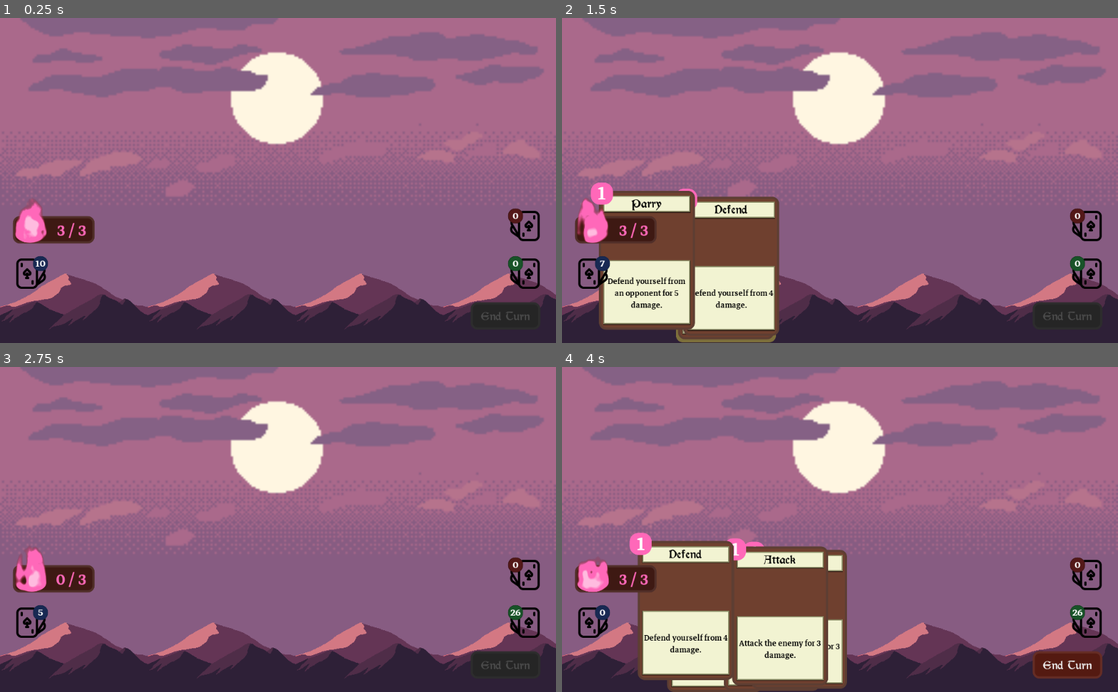
Above: before the commit, frames 1-4 (two rows, left to right).
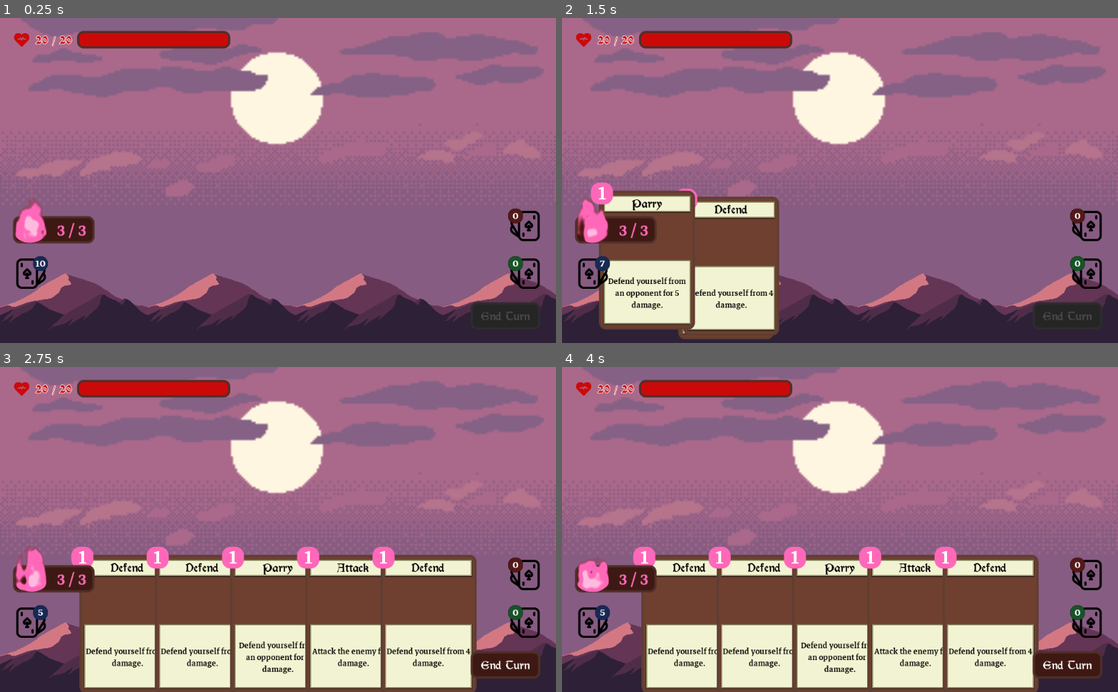
Above: after the commit, the same moments.

Repository: Maaack/Battle-Deck-Energy
Game: Godot game, scene res://Scenes/Main.tscn
The game is run twice, just before and just after one commit, with the same random seed, the same clock (stepped at 60 frames per second) and the same inputs.
Inputs (mouse positions are in pixels of both pictures, inside the frame that each line leads up to):
- Up to frame 1 (0.25 s): no input
- Up to frame 2 (1.5 s): move the mouse to (962, 164) at 0.52 s; click (962, 164) at 0.67 s; move the mouse to (728, 196) at 1.27 s; click (728, 196) at 1.42 s
- Up to frame 3 (2.75 s): click "End Turn" at 2 s
- Up to frame 4 (4 s): click (1067, 666) at 2.75 s, where only the run after the commit has a clickable "End Turn"; click (1067, 666) at 3.5 s, where only the run after the commit has a clickable "End Turn"

The runs differ from the first frame. In frame 1, 1.7% of the frame differs, in the area x 2-42%, y 3-10%; in frame 2, 2.5%; in frame 3, 33%, in the area x 2-98%, y 3-100%; in frame 4, 25%.

Commit message:
BATL-01: Adds player screen with health meter to HUD.

Diff:
--- a/Scenes/HUD/BattleScreen.tscn
+++ b/Scenes/HUD/BattleScreen.tscn
@@ -1,11 +1,10 @@
-[gd_scene load_steps=9 format=2]
+[gd_scene load_steps=8 format=2]
 
 [ext_resource path="res://Scenes/HUD/Decks/DrawPile.tscn" type="PackedScene" id=1]
 [ext_resource path="res://Scenes/HUD/BattleScreen.gd" type="Script" id=2]
 [ext_resource path="res://Scenes/HUD/Decks/ExhaustPile.tscn" type="PackedScene" id=3]
 [ext_resource path="res://Scenes/HUD/Decks/DiscardPile.tscn" type="PackedScene" id=4]
 [ext_resource path="res://Scenes/HUD/Buttons/EndTurn/EndTurnButton.tscn" type="PackedScene" id=5]
-[ext_resource path="res://Scenes/HUD/HealthMeter/HealthMeter.tscn" type="PackedScene" id=6]
 [ext_resource path="res://Scenes/HUD/HandManager/HandManager.tscn" type="PackedScene" id=7]
 [ext_resource path="res://Scenes/HUD/BattleDeckEnergy/BattleDeckEnergy.tscn" type="PackedScene" id=8]
 
@@ -17,9 +16,9 @@
 mouse_filter = 1
 script = ExtResource( 2 )
 __meta__ = {
-"_edit_horizontal_guides_": [ 576.437, 440.296, 352.186, 24.2419 ],
+"_edit_horizontal_guides_": [ 576.437, 439.991, 352.01, 24.2419 ],
 "_edit_use_anchors_": false,
-"_edit_vertical_guides_": [ 23.6014, 935.507, 87.8138, 995.97 ]
+"_edit_vertical_guides_": [ 23.75, 935.507, 87.8138, 995.97 ]
 }
 
 [node name="Hand" type="Control" parent="."]
@@ -36,10 +35,10 @@
 [node name="HandManager" parent="Hand" instance=ExtResource( 7 )]
 
 [node name="DrawPile" parent="." instance=ExtResource( 1 )]
-margin_left = 23.6014
-margin_top = -159.704
-margin_right = 87.6014
-margin_bottom = -95.7039
+margin_left = 23.75
+margin_top = -160.009
+margin_right = 87.75
+margin_bottom = -96.0092
 
 [node name="DiscardPile" parent="." instance=ExtResource( 4 )]
 margin_left = -88.0
@@ -60,17 +59,10 @@
 margin_bottom = -25.1985
 
 [node name="BattleDeckEnergy" parent="." instance=ExtResource( 8 )]
-margin_left = 23.6014
+margin_left = 24.0
 margin_top = -247.814
-margin_right = 63.6014
-margin_bottom = -207.814
-
-[node name="HealthMeter" parent="." instance=ExtResource( 6 )]
-visible = false
-margin_left = 23.6014
-margin_top = 24.2419
-margin_right = 423.601
-margin_bottom = 56.2419
+margin_right = 88.0
+margin_bottom = -183.814
 
 [node name="DrawHandTimer" type="Timer" parent="."]
 one_shot = true
--- a/Scenes/Main.gd
+++ b/Scenes/Main.gd
@@ -2,9 +2,12 @@
 
 
 onready var battle_screen = $HUDContainer/BattleScreen
+onready var player_screen = $HUDContainer/PlayerScreen
 
 var player : Character = preload("res://Resources/Characters/PlayerSettings/NewPlayerSettings.tres")
 
 func _ready():
 	player.start()
+	player_screen.player = player
+	player_screen.update_meter()
 	battle_screen.start(player)
--- a/Scenes/Main.tscn
+++ b/Scenes/Main.tscn
@@ -6,6 +6,7 @@
 [ext_resource path="res://Assets/Sourced/Backgrounds/parallax_mountain_pack/layers/parallax-mountain-bg.png" type="Texture" id=4]
 [ext_resource path="res://Assets/Sourced/Backgrounds/parallax_mountain_pack/layers/parallax-mountain-mountains.png" type="Texture" id=5]
 [ext_resource path="res://Themes/StyleBoxes/EndTurn/EndTurnNormalStyleBox.tres" type="StyleBox" id=6]
+[ext_resource path="res://Scenes/PlayerScreen/PlayerScreen.tscn" type="PackedScene" id=7]
 
 [node name="Main" type="Control"]
 anchor_right = 1.0
@@ -91,3 +92,5 @@
 }
 
 [node name="BattleScreen" parent="HUDContainer" instance=ExtResource( 2 )]
+
+[node name="PlayerScreen" parent="HUDContainer" instance=ExtResource( 7 )]
--- /dev/null
+++ b/Scenes/PlayerScreen/PlayerScreen.gd
@@ -0,0 +1,14 @@
+extends Control
+
+
+onready var health_meter = $HealthMeter
+
+var player : Character setget set_player
+
+func set_player(value:Character):
+	if value is Character:
+		player = value
+
+func update_meter():
+	health_meter.max_health = player.max_health
+	health_meter.health = player.health
--- /dev/null
+++ b/Scenes/PlayerScreen/PlayerScreen.tscn
@@ -0,0 +1,19 @@
+[gd_scene load_steps=3 format=2]
+
+[ext_resource path="res://Scenes/HUD/HealthMeter/HealthMeter.tscn" type="PackedScene" id=1]
+[ext_resource path="res://Scenes/PlayerScreen/PlayerScreen.gd" type="Script" id=2]
+
+[node name="PlayerScreen" type="Control"]
+anchor_right = 1.0
+margin_bottom = 600.0
+script = ExtResource( 2 )
+__meta__ = {
+"_edit_horizontal_guides_": [ 24.0 ],
+"_edit_vertical_guides_": [ 24.0 ]
+}
+
+[node name="HealthMeter" parent="." instance=ExtResource( 1 )]
+margin_left = 24.0
+margin_top = 24.0
+margin_right = 424.0
+margin_bottom = 56.0
Not shown: 1 places in Scenes/Main.tscn that only renumber resources
